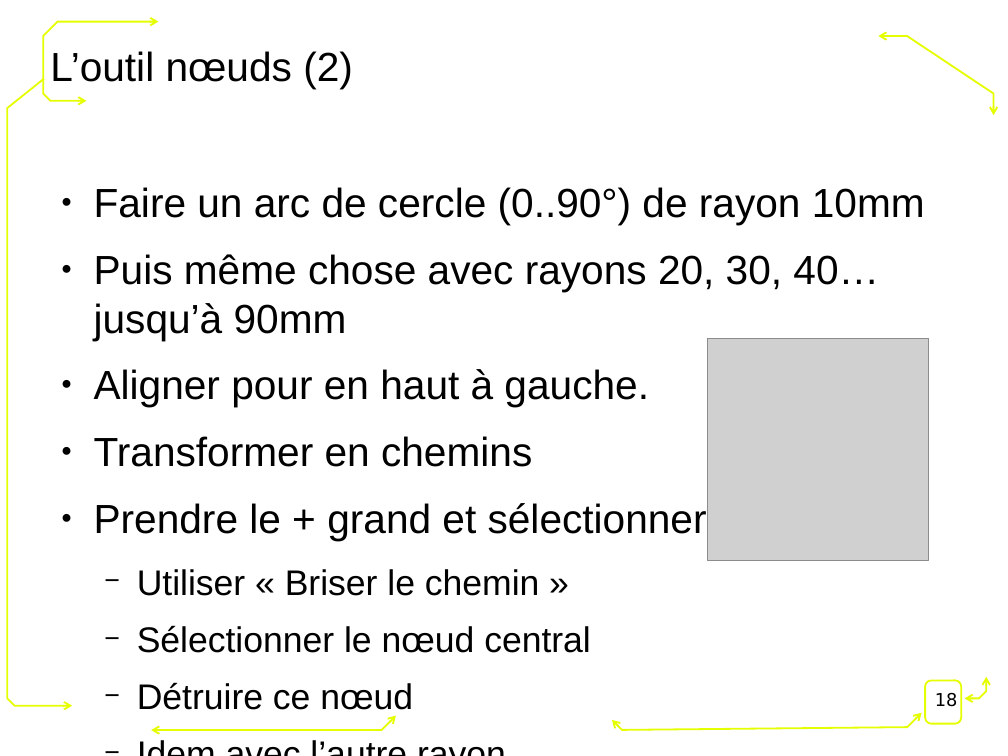
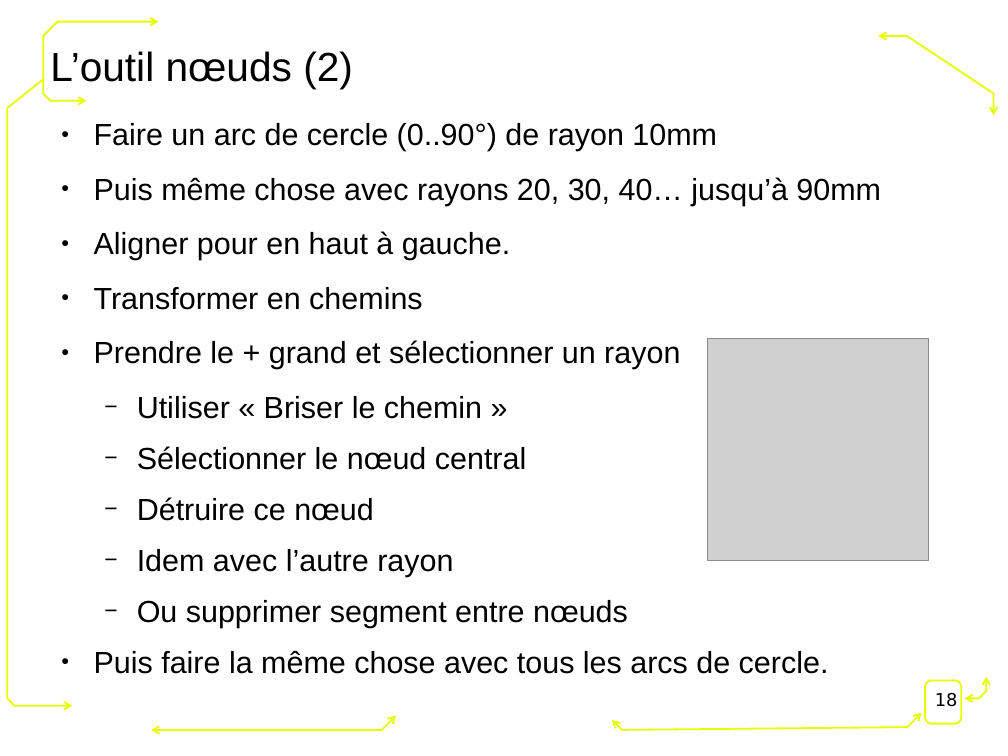
Before and after one commit to FablabLannion/Formation-Fondation-Orange, a slide deck: slide 18 of conception2D.odp. Drawn at 1008x756 pixels with LibreOffice and Linux fonts; fonts in the diff are those of the drawing; grey boxes stand for pictures; background and template pictures are left out. Boxes give left, top, right and bottom in pixels: in the first picture for what was removed or moved away, otherwise in the second. Text is boxed around its words. In the diff, an @@ line names an element or a change of style, - is before the commit and + after.

```diff
--- a/conception2D.odp
+++ b/conception2D.odp
@@ text "Faire un arc de cercle ...": place and size @@
-text "Faire un arc de cercle ..." at [94, 187, 925, 653]
+text "Faire un arc de cercle ..." at [94, 123, 881, 674]
@@ text "Faire un arc de cercle ..." at [94, 123, 881, 674]: size 32 to 24 pt in "Faire un arc de cercle (0..90°) de ...", "Puis même chose avec rayons 20, 30, ...", "Aligner pour en haut à gauche.", "Transformer en chemins" and 2 more places; size 28 to 24 pt in "Utiliser « Briser le chemin »", "Sélectionner le nœud central", "Détruire ce nœud", "Idem avec l’autre rayon" and 1 more places @@
```
Also in this commit, not shown: 6 other slides changed.
